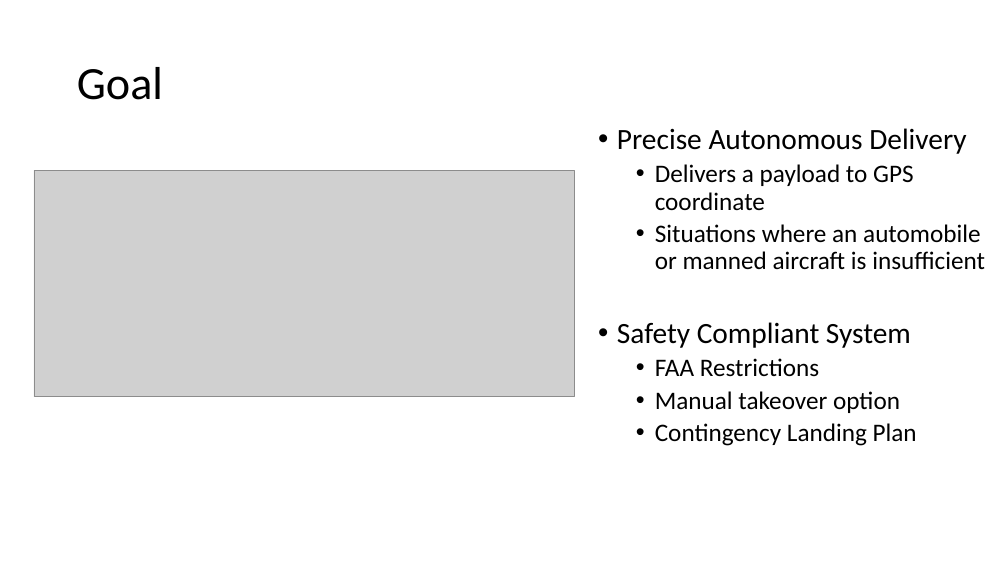
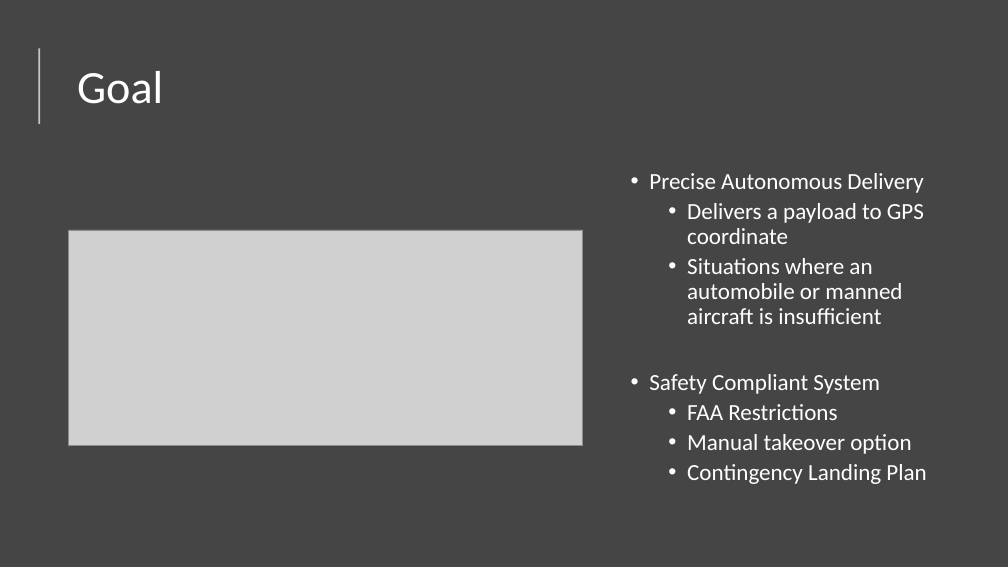
Before and after one commit to miguelc15/RED-Deployment, a slide deck: slide 3 of ProjectPlan_Spring.pptx. Drawn at 1008x567 pixels with LibreOffice and Linux fonts; fonts in the diff are those of the drawing; grey boxes stand for pictures. Boxes give left, top, right and bottom in pixels: in the first picture for what was removed or moved away, otherwise in the second. Text is boxed around its words. In the diff, an @@ line names an element or a change of style, - is before the commit and + after.

```diff
--- a/ProjectPlan_Spring.pptx
+++ b/ProjectPlan_Spring.pptx
@@ background #FFFFFF to #454545 @@
@@ line added from (39, 124) to (39, 48), #FFFFFF 1.5 pt @@
@@ title "Goal" at box(77, 71, 163, 104): text colour #000000 to #FFFFFF @@
@@ text "Precise Autonomous Delivery": place and size @@
-text "Precise Autonomous Delivery" at box(617, 128, 985, 446)
+text "Precise Autonomous Delivery" at box(649, 173, 926, 484)
@@ text "Precise Autonomous Delivery" at box(649, 173, 926, 484): size 28 to 22 pt in "Precise Autonomous Delivery", "Safety Compliant System"; text colour #000000 to #FFFFFF; size 24 to 22 pt in "Delivers a payload to GPS coordinate", "Situations where an automobile or manned aircraft ...", "FAA Restrictions", "Manual takeover option" and 1 more places @@
@@ picture: place and size @@
-picture at box(34, 170, 574, 397)
+picture at box(69, 230, 583, 446)
```
